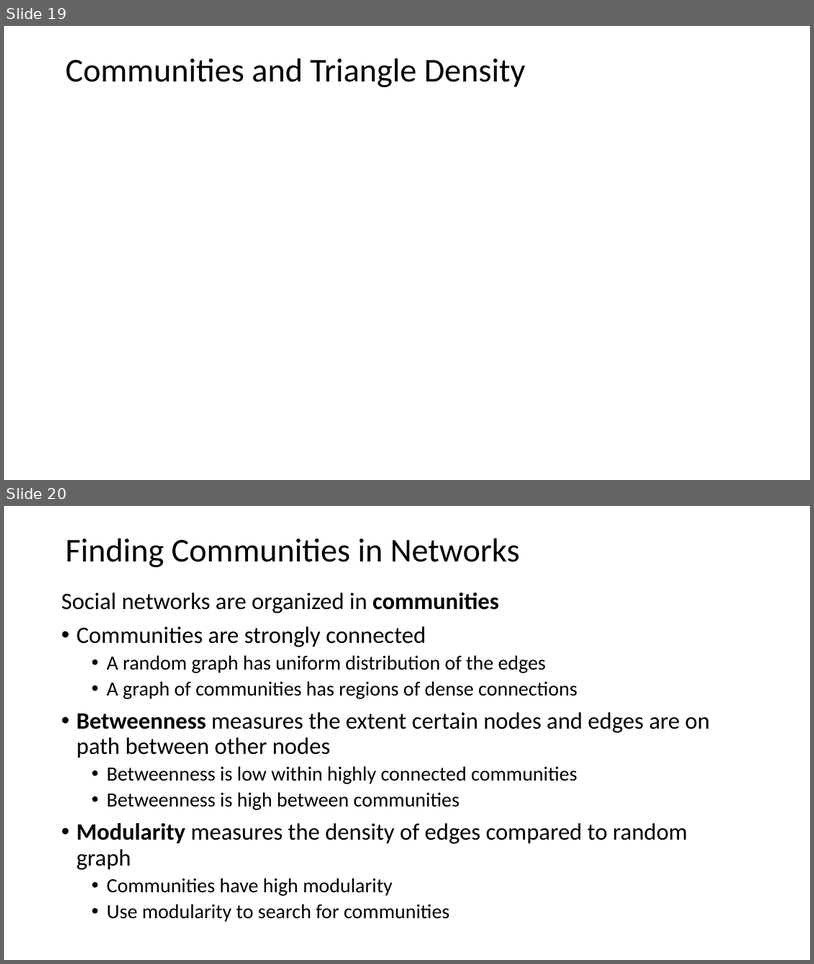
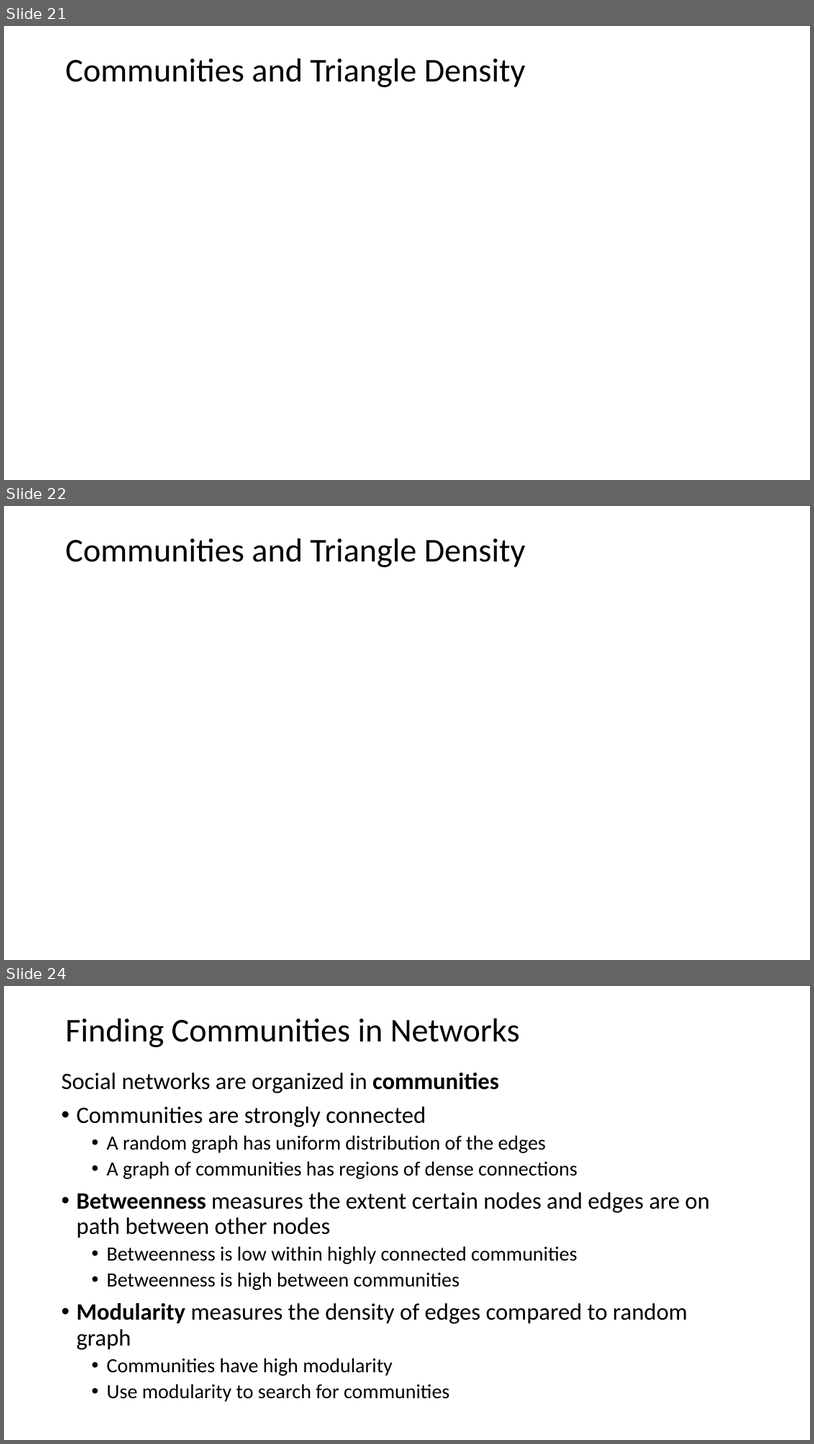
Before and after one commit to StephenElston/CSCI-E-108, a slide deck: slides/9_SocialNetworkAnalysis.pptx. Shown one above the other, each under a label of ours: slides 19 and 20 before the commit, slides 21, 22 and 24 after it; the slides between them are not shown. The pictures are 814x964 and 814x1444 pixels, drawn with LibreOffice and Linux fonts; fonts in the diff are those of the drawing; grey boxes stand for pictures. Boxes give left, top, right and bottom in pixels: in the first picture for what was removed or moved away, otherwise in the second. Text is boxed around its words. In the diff, an @@ line names an element or a change of style, - is before the commit and + after.

```diff
--- a/slides/9_SocialNetworkAnalysis.pptx
+++ b/slides/9_SocialNetworkAnalysis.pptx
@@ slide 22 added at [4, 506, 810, 960], background #FFFFFF @@
@@ title added at [65, 538, 526, 567], 39.6 pt, text #000000 @@
+Communities and Triangle Density
@@ what was slide 19 is now slide 21 @@
@@ what was slide 20 is now slide 24 @@
```
Also in this commit, not shown: 2 slides changed, 5 other slides added.
